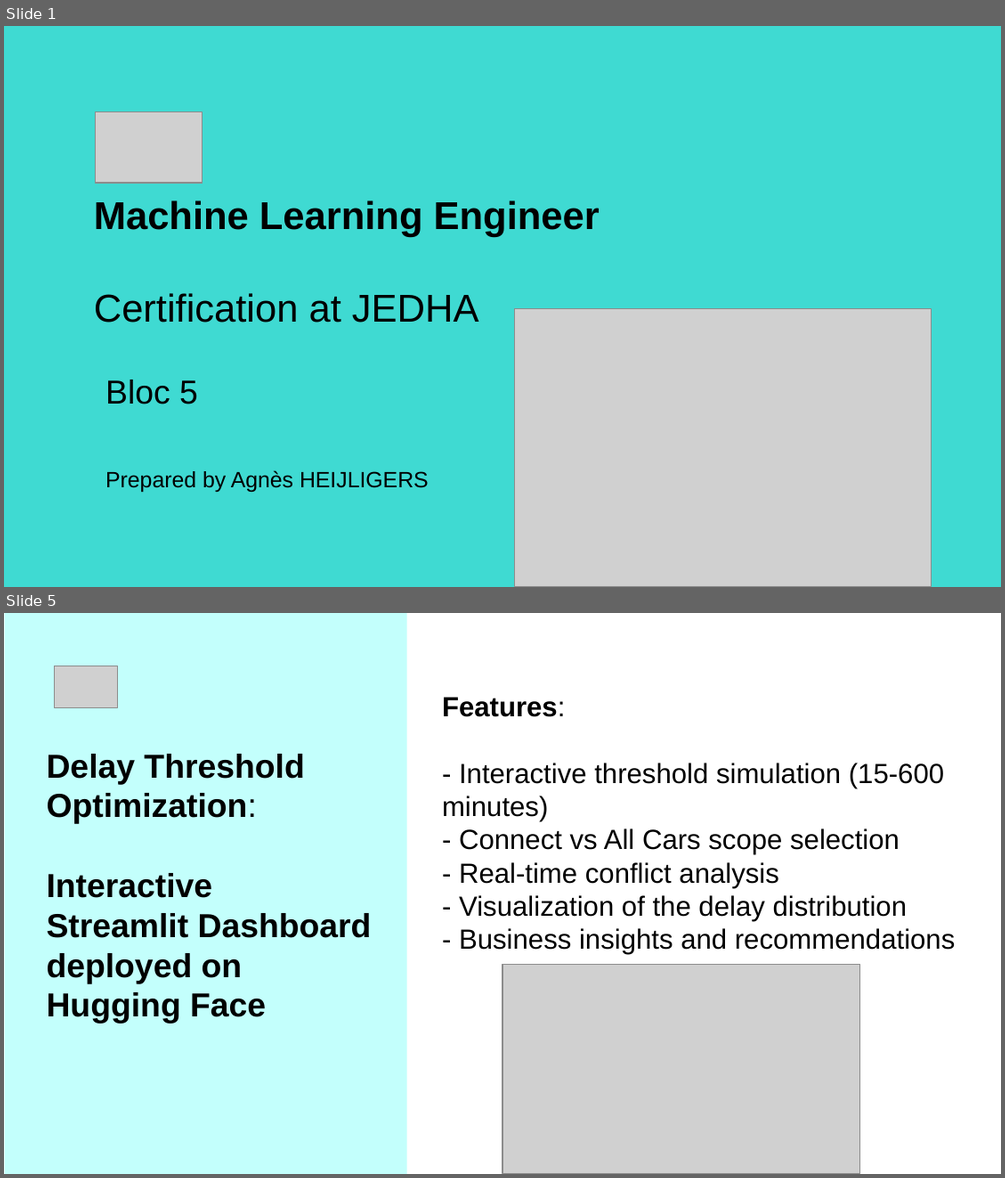
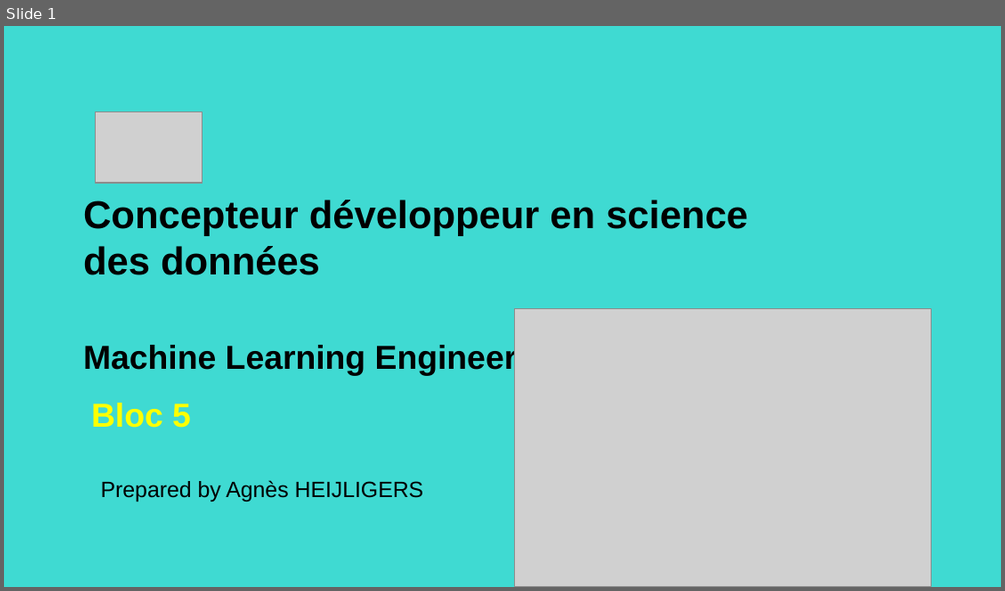
Before and after one commit to AgaHei/getaround-pricing-api, a slide deck: Getaround_Project_AH.pptx. Shown one above the other, each under a label of ours: slides 1 and 5 before the commit, slide 1 after it; the slides between them are not shown. The pictures are 1005x1178 and 1005x591 pixels, drawn with LibreOffice and Linux fonts; fonts in the diff are those of the drawing; grey boxes stand for pictures. Boxes give left, top, right and bottom in pixels: in the first picture for what was removed or moved away, otherwise in the second. Text is boxed around its words. In the diff, an @@ line names an element or a change of style, - is before the commit and + after.

```diff
--- a/Getaround_Project_AH.pptx
+++ b/Getaround_Project_AH.pptx
@@ slide 5 removed at [4, 613, 1001, 1174], background #FFFFFF @@
@@ rectangle removed at [5, 613, 408, 1173] @@
@@ picture removed at [55, 666, 118, 707] @@
@@ title removed at [442, 697, 955, 955] @@
-Features:
-- Interactive threshold simulation (15-600 minutes)
-- Connect vs All Cars scope selection
-- Real-time conflict analysis
-- Visualization of the delay distribution
-- Business insights and recommendations
@@ title removed at [47, 754, 372, 1023] @@
-Delay Threshold Optimization:
-Interactive
-Streamlit Dashboard
-deployed on
-Hugging Face
@@ picture removed at [502, 964, 859, 1174] @@
@@ slide 1 changed as well @@
@@ title at [83, 200, 748, 376]: text changed @@
-Machine Learning Engineer
-Certification at JEDHA
+Concepteur développeur en science des données
+Machine Learning Engineer
@@ title "Bloc 5": place and size @@
-title "Bloc 5" at [105, 379, 198, 404]
+title "Bloc 5" at [91, 402, 191, 427]
@@ title "Bloc 5" at [91, 402, 191, 427]: text colour #000000 to #FFFF00, bold on @@
@@ text "Prepared by Agnès HEIJLIGERS": place and size @@
-text "Prepared by Agnès HEIJLIGERS" at [105, 470, 429, 491]
+text "Prepared by Agnès HEIJLIGERS" at [101, 480, 424, 501]
```
Also in this commit, not shown: 5 other slides changed, 7 slides added, 6 other slides removed, 6 other files.
